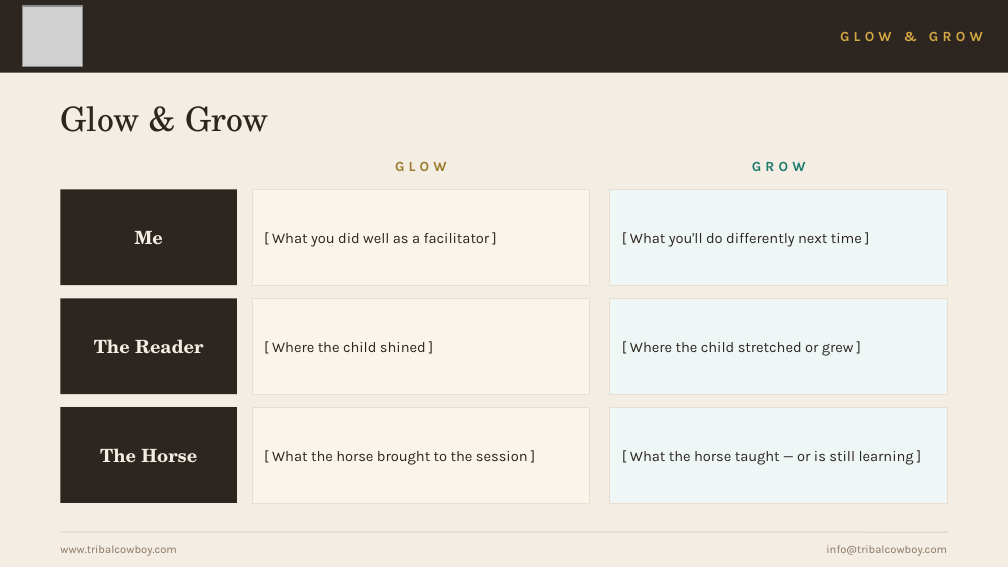
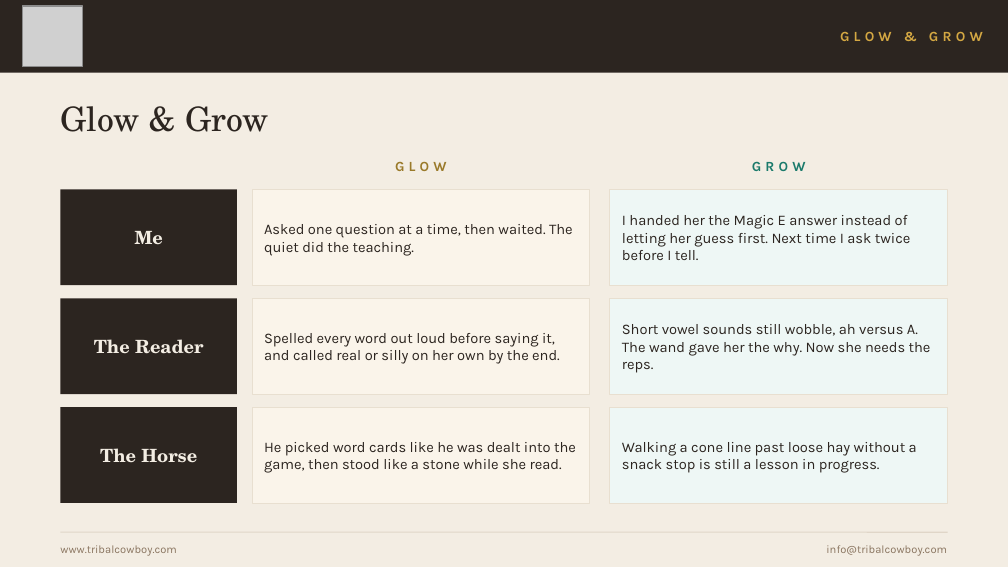
Before and after one commit to mrshuffhines-byte/tribal-cowboy-webhook, a slide deck: slide 8 of content/presentations/HPR-Class4-Practice-Sessions.pptx. Drawn at 1008x567 pixels with LibreOffice and Linux fonts; fonts in the diff are those of the drawing; grey boxes stand for pictures. Boxes give left, top, right and bottom in pixels: in the first picture for what was removed or moved away, otherwise in the second. Text is boxed around its words. In the diff, an @@ line names an element or a change of style, - is before the commit and + after.

```diff
--- a/content/presentations/HPR-Class4-Practice-Sessions.pptx
+++ b/content/presentations/HPR-Class4-Practice-Sessions.pptx
@@ text at bbox=[264, 224, 573, 256]: text changed @@
-[ What you did well as a facilitator ]
+Asked one question at a time, then waited. The quiet did the teaching.
@@ text at bbox=[622, 215, 910, 260]: text changed @@
-[ What you'll do differently next time ]
+I handed her the Magic E answer instead of letting her guess first. Next time I ask twice before I tell.
@@ text at bbox=[622, 324, 931, 373]: text changed @@
-[ Where the child stretched or grew ]
+Short vowel sounds still wobble, ah versus A. The wand gave her the why. Now she needs the reps.
@@ text at bbox=[264, 333, 560, 364]: text changed @@
-[ Where the child shined ]
+Spelled every word out loud before saying it, and called real or silly on her own by the end.
@@ text at bbox=[264, 442, 576, 473]: text changed @@
-[ What the horse brought to the session ]
+He picked word cards like he was dealt into the game, then stood like a stone while she read.
@@ text at bbox=[622, 442, 917, 473]: text changed @@
-[ What the horse taught — or is still learning ]
+Walking a cone line past loose hay without a snack stop is still a lesson in progress.
```
Also in this commit, not shown: 7 other slides changed, 1 other file.
